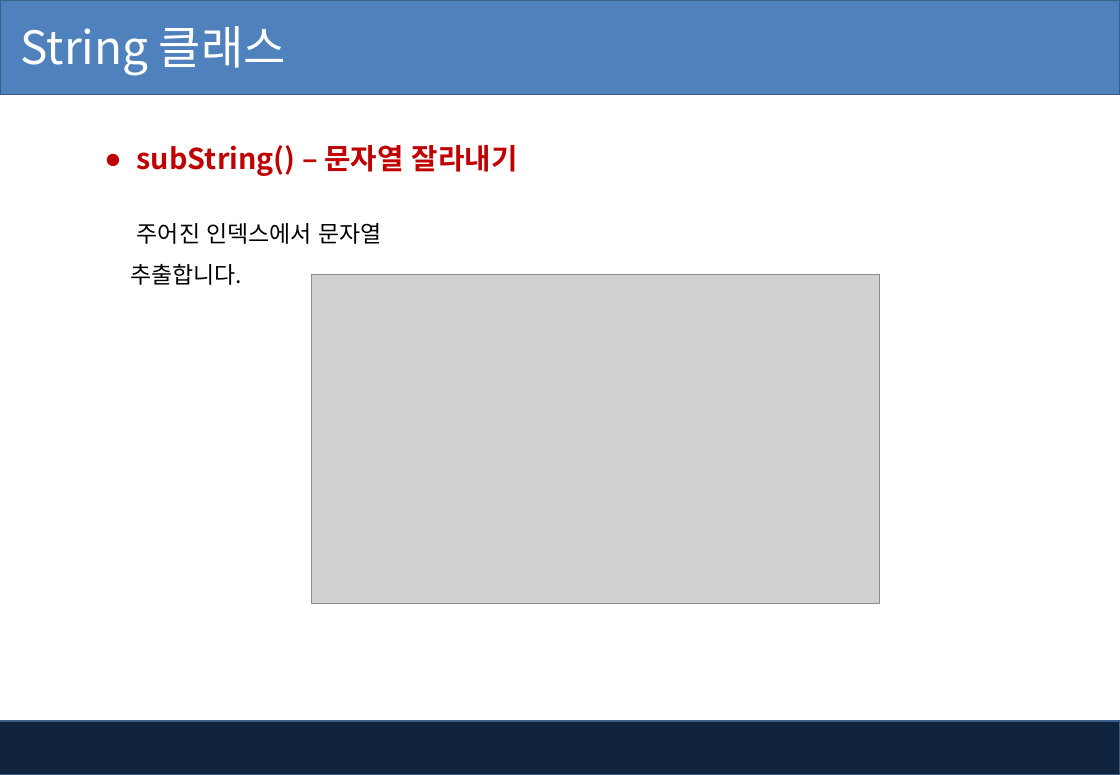
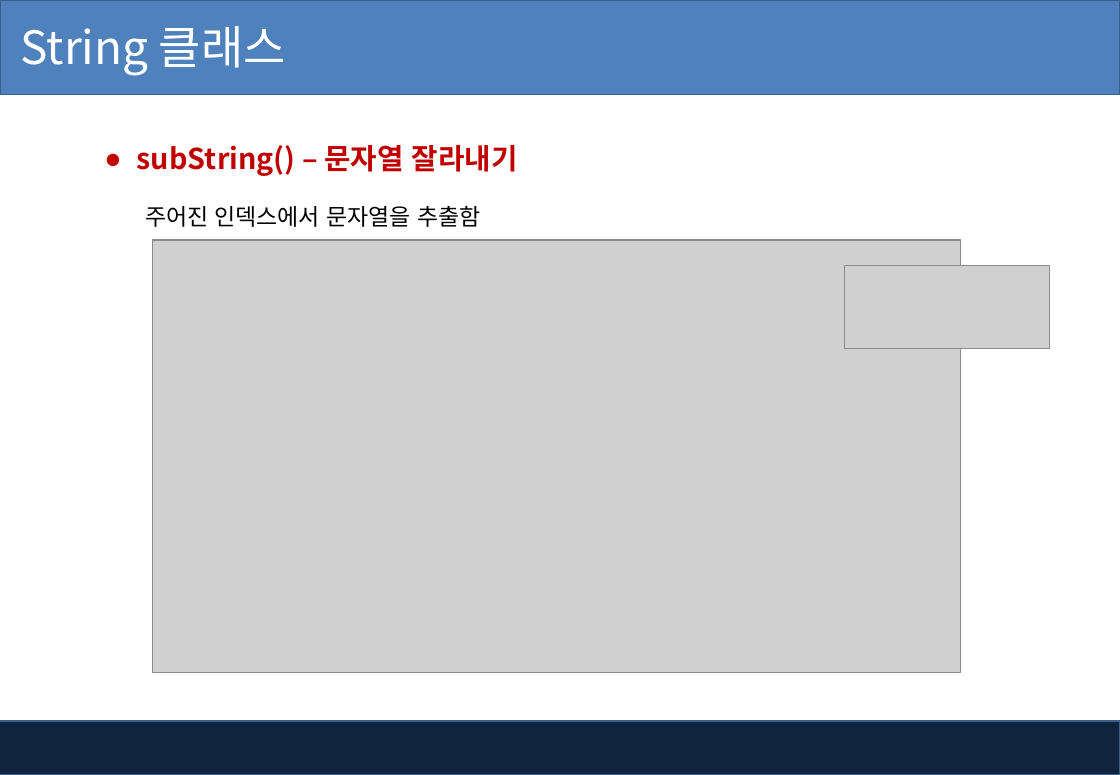
Before and after one commit to kiyongee2/green_project_web, a slide deck: slide 31 of java_ppt/12장-기본클래스 및 내부클래스.pptx (slide 30 before the commit). Drawn at 1120x775 pixels with LibreOffice and Linux fonts; fonts in the diff are those of the drawing; grey boxes stand for pictures; background and template pictures are left out. Boxes give left, top, right and bottom in pixels: in the first picture for what was removed or moved away, otherwise in the second. Text is boxed around its words. In the diff, an @@ line names an element or a change of style, - is before the commit and + after.

```diff
--- a/java_ppt/12장-기본클래스 및 내부클래스.pptx
+++ b/java_ppt/12장-기본클래스 및 내부클래스.pptx
@@ text at (145,206,480,227): text changed @@
-주어진 인덱스에서 문자열 추출합니다.
+주어진 인덱스에서 문자열을 추출함
@@ picture: place and size @@
-picture at (311,275,880,604)
+picture at (153,240,961,672)
@@ picture added at (845,266,1050,350) @@
```
Also in this commit, not shown: 4 other slides changed, 1 slide added, 16 other files.
